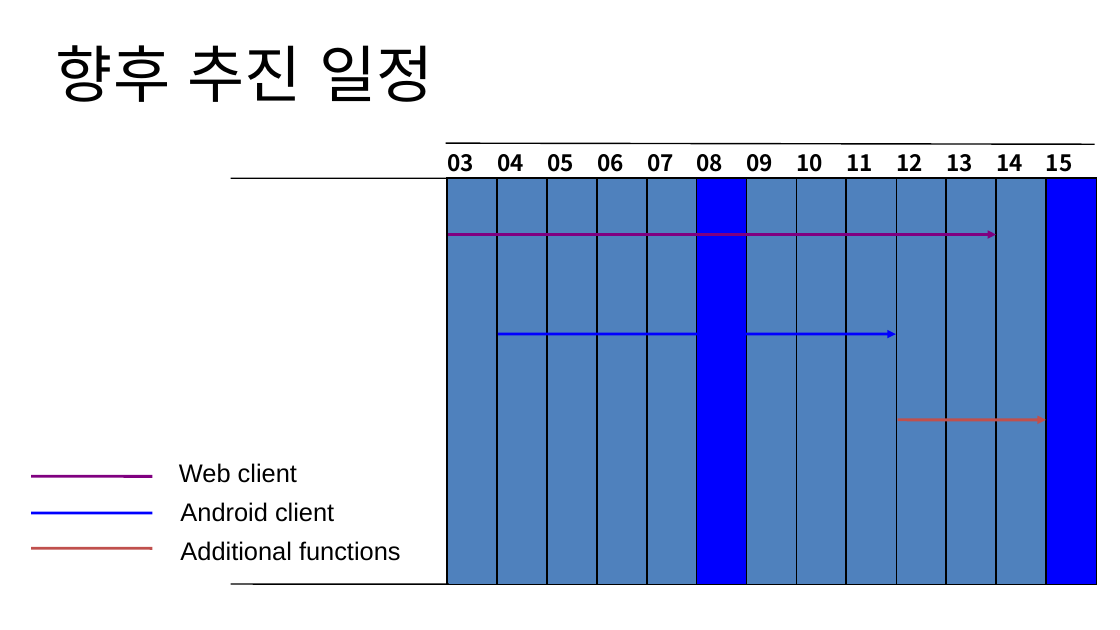
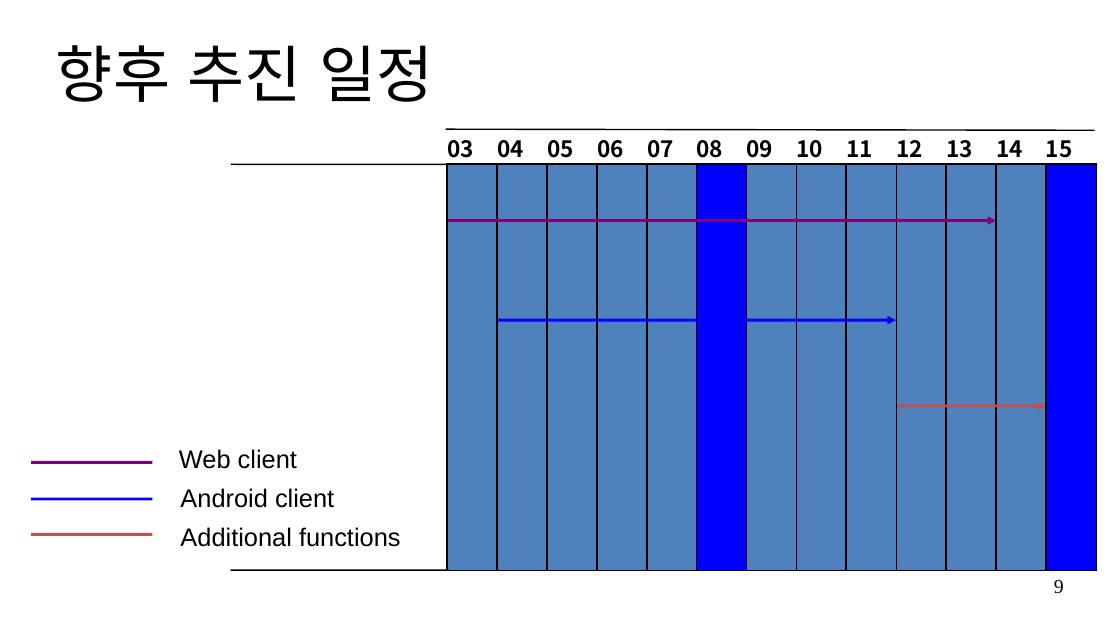
Before and after one commit to BerryWell/CapstoneDesign-2019-02, a slide deck: slide 9 of 제출자료/발표자료/발표 자료_3주차.pptx. Drawn at 1120x630 pixels with LibreOffice and Linux fonts; fonts in the diff are those of the drawing. Boxes give left, top, right and bottom in pixels: in the first picture for what was removed or moved away, otherwise in the second. Text is boxed around its words. In the diff, an @@ line names an element or a change of style, - is before the commit and + after.

```diff
--- a/제출자료/발표자료/발표 자료_3주차.pptx
+++ b/제출자료/발표자료/발표 자료_3주차.pptx
@@ 16 texts, 13 rectangles, 6 lines, 3 arrows: place and size @@
-16 texts, 13 rectangles, 6 lines, 3 arrows at (32, 143, 1097, 584)
+16 texts, 13 rectangles, 6 lines, 3 arrows at (32, 129, 1097, 571)
@@ page number added at (1054, 580, 1064, 594), 14 pt, text #000000 @@
+9
```
Also in this commit, not shown: 8 other slides changed.
